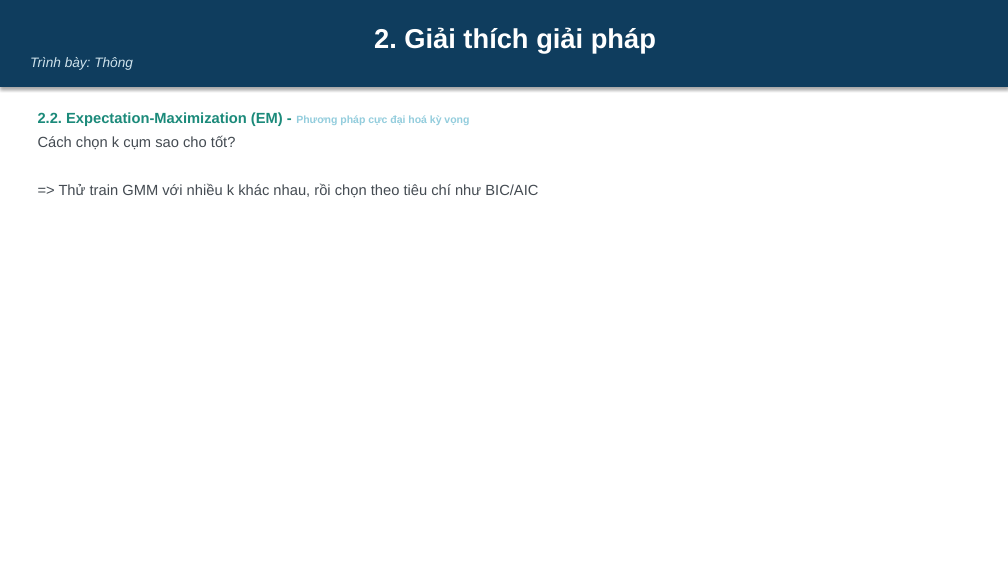
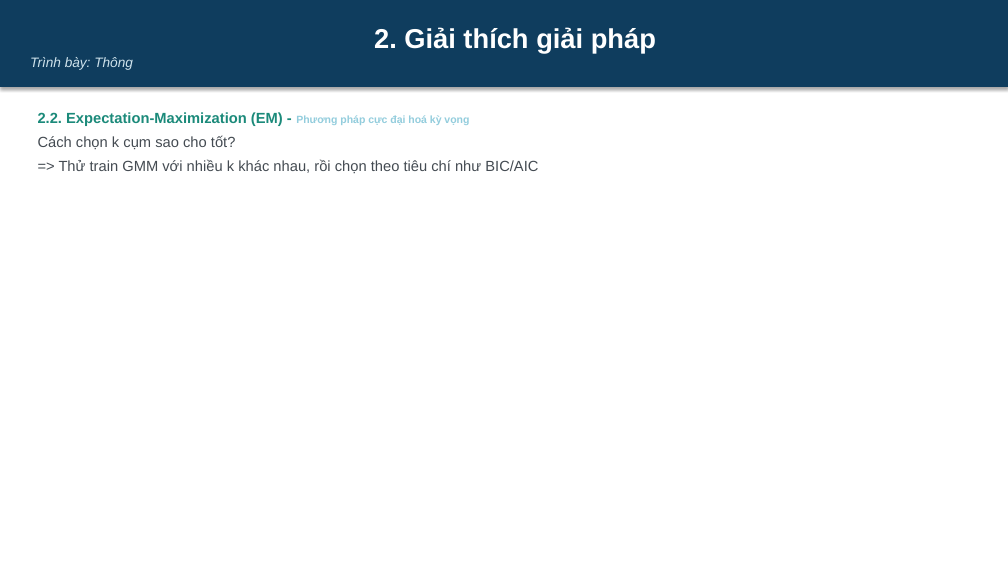
Before and after one commit to dinhdatthong1809/gaussian-mixture-model, a slide deck: slide 39 of Slide.pptx (slide 38 before the commit). Drawn at 1008x567 pixels with LibreOffice and Linux fonts; fonts in the diff are those of the drawing. Boxes give left, top, right and bottom in pixels: in the first picture for what was removed or moved away, otherwise in the second. Text is boxed around its words. In the diff, an @@ line names an element or a change of style, - is before the commit and + after.

```diff
--- a/Slide.pptx
+++ b/Slide.pptx
@@ text "2.2. Expectation-Maximization (EM) - Phương ..." rewrapped from bbox=[38, 112, 538, 197] to bbox=[38, 112, 538, 173] @@
```
Also in this commit, not shown: 1 other slide changed, 4 slides added.
